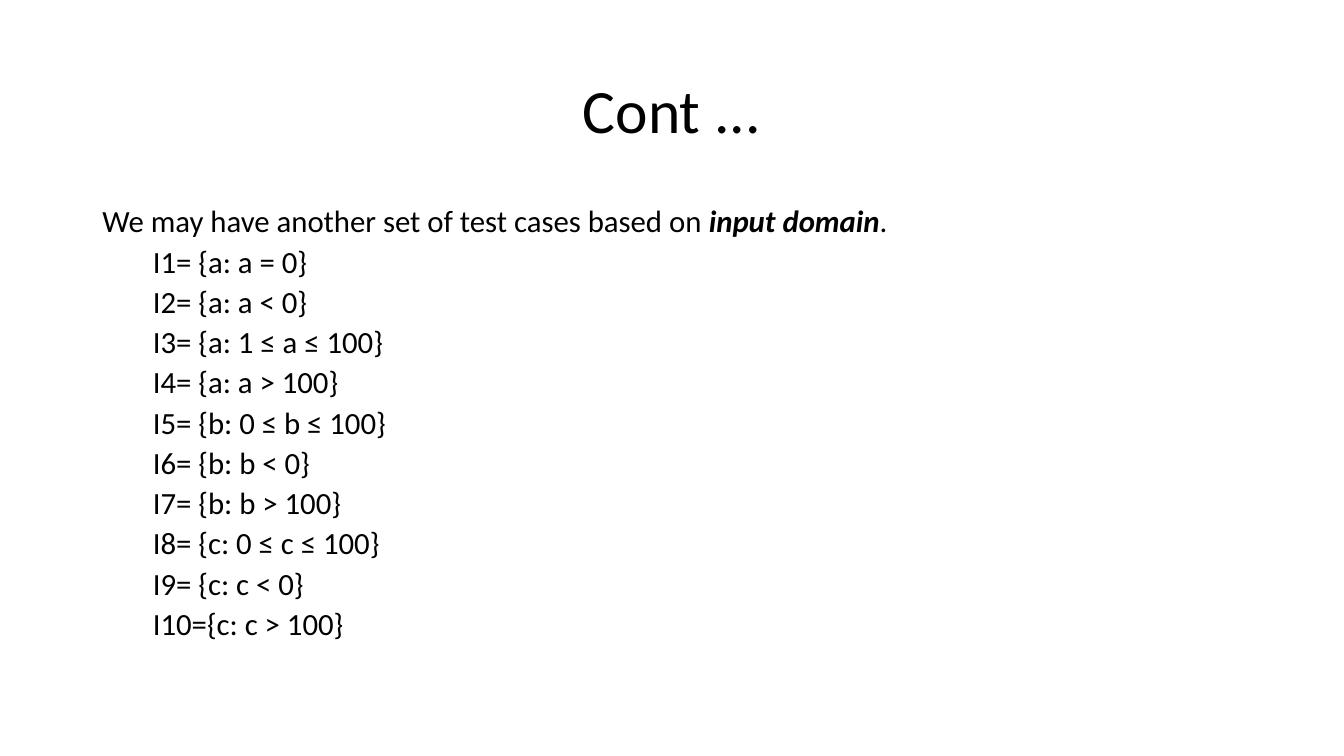
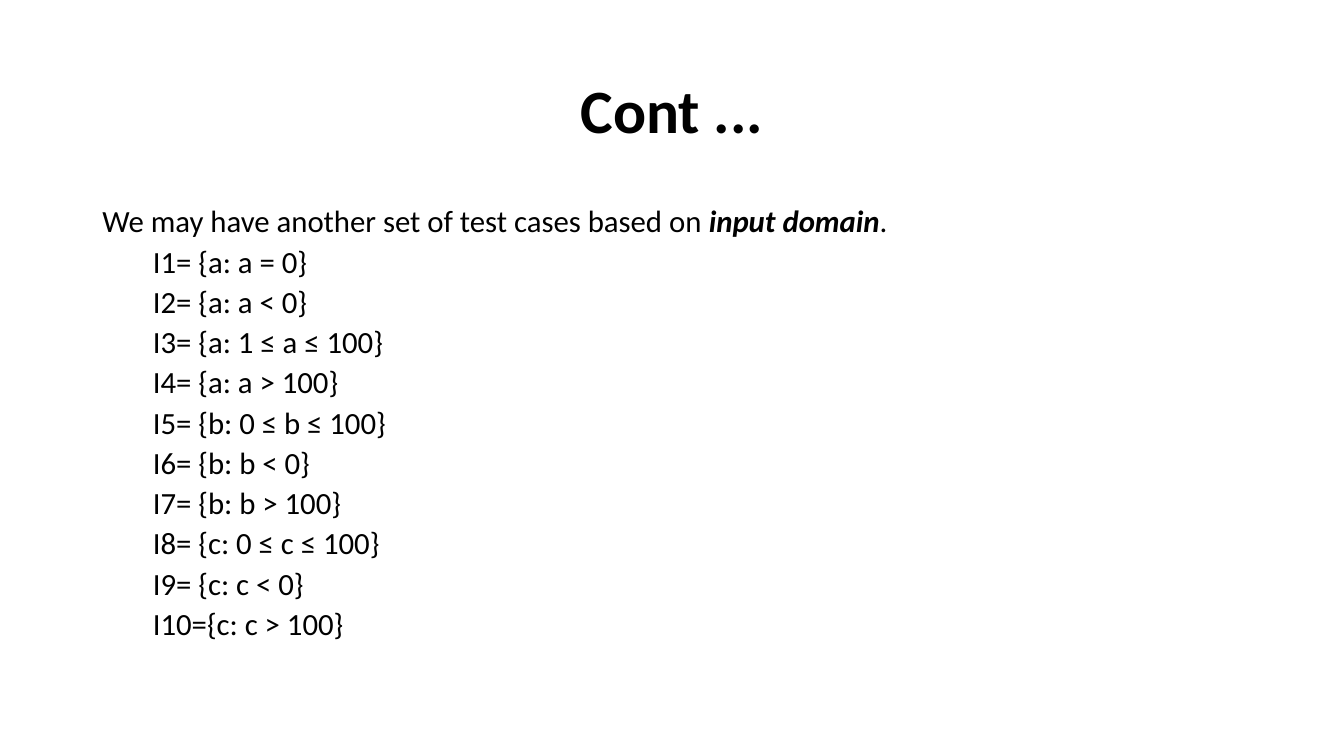
Before and after one commit to nashurgessa/Software-Testing-batch-2022-23, a slide deck: slide 9 of slides/L8_Equivalence Partitioning .pptx. Drawn at 1344x756 pixels with LibreOffice and Linux fonts; fonts in the diff are those of the drawing. Boxes give left, top, right and bottom in pixels: in the first picture for what was removed or moved away, otherwise in the second. Text is boxed around its words. In the diff, an @@ line names an element or a change of style, - is before the commit and + after.

```diff
--- a/slides/L8_Equivalence Partitioning .pptx
+++ b/slides/L8_Equivalence Partitioning .pptx
@@ title "Cont ..." at box(580, 92, 699, 134): bold on @@
```
Also in this commit, not shown: 7 other slides changed, 1 slide added, 2 slides removed, 12 other files.
